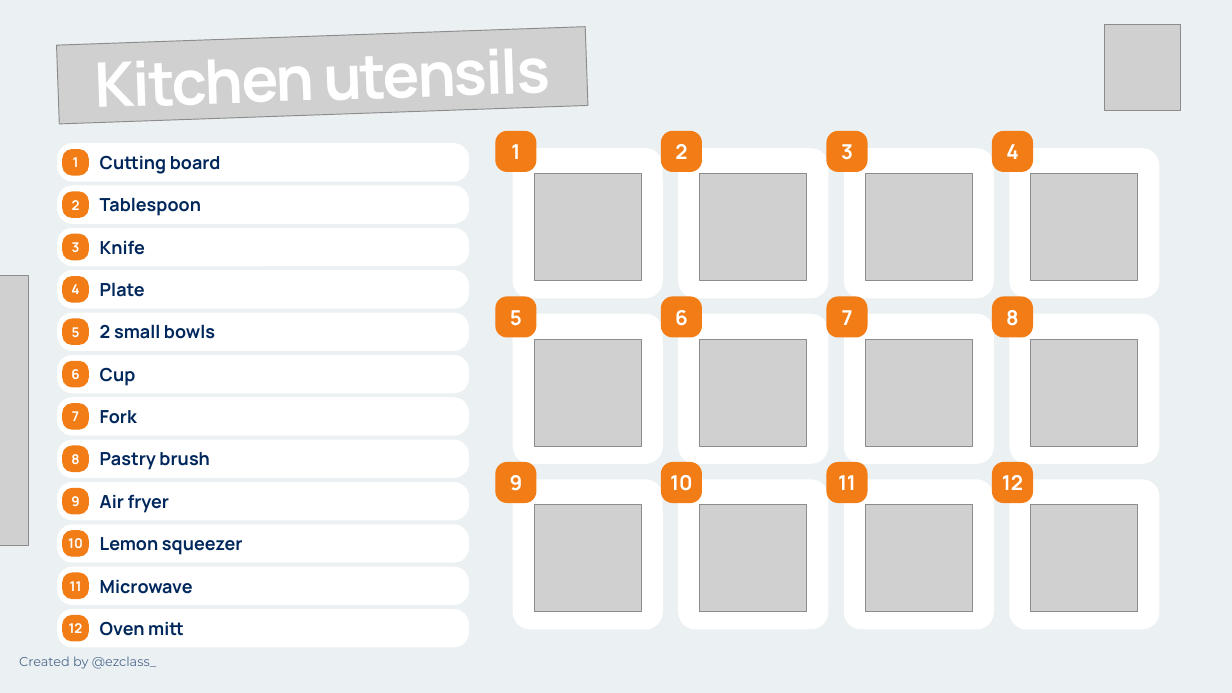
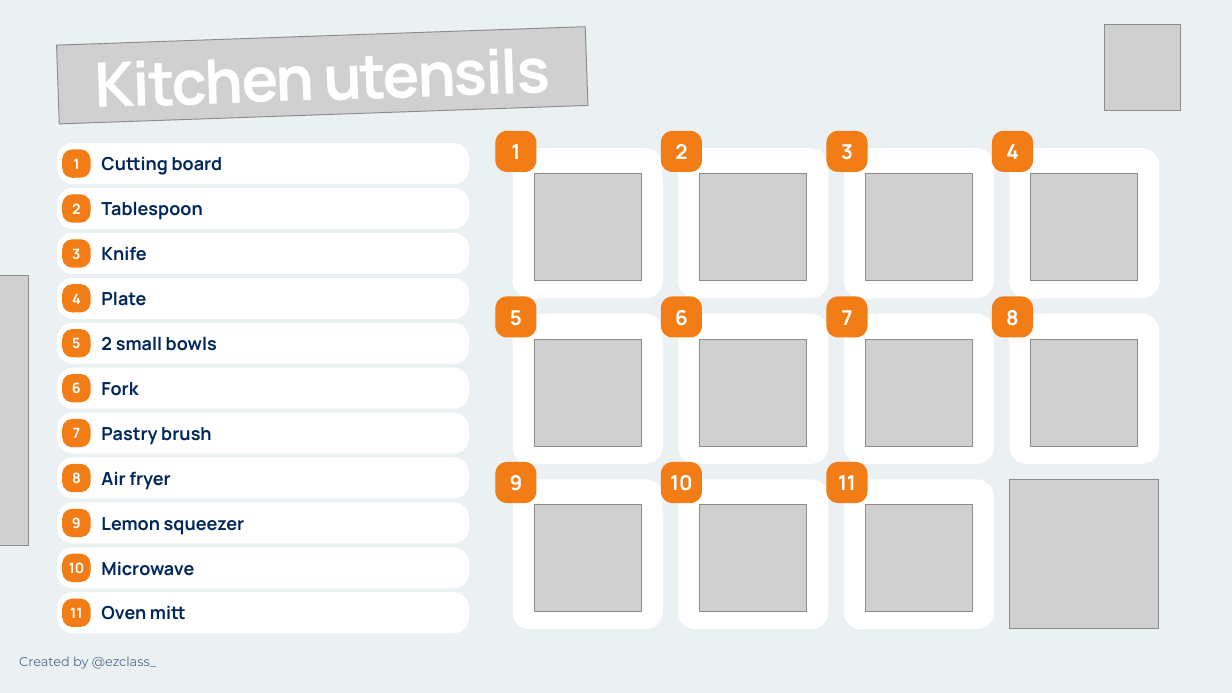
Before and after one commit to ezclassbr/cooking-class, a slide deck: slide 3 of art/deck/apple-pie-cooking-class.pptx. Drawn at 1232x693 pixels with LibreOffice and Linux fonts; fonts in the diff are those of the drawing; grey boxes stand for pictures. Boxes give left, top, right and bottom in pixels: in the first picture for what was removed or moved away, otherwise in the second. Text is boxed around its words. In the diff, an @@ line names an element or a change of style, - is before the commit and + after.

```diff
--- a/art/deck/apple-pie-cooking-class.pptx
+++ b/art/deck/apple-pie-cooking-class.pptx
@@ 5 rounded rectangles, 3 texts moved together from (x1=57, y1=186, x2=468, y2=308) to (x1=57, y1=189, x2=468, y2=318) @@
@@ 3 texts, 3 rounded rectangles moved together from (x1=57, y1=277, x2=468, y2=350) to (x1=57, y1=285, x2=468, y2=363) @@
@@ text removed at (x1=100, y1=367, x2=136, y2=386) @@
-Cup
@@ text "Fork" moved from (x1=100, y1=410, x2=137, y2=424) to (x1=101, y1=382, x2=138, y2=396) @@
@@ text "Pastry brush" moved from (x1=100, y1=452, x2=209, y2=470) to (x1=101, y1=427, x2=211, y2=445) @@
@@ 4 rounded rectangles, 2 texts moved together from (x1=57, y1=356, x2=468, y2=435) to (x1=57, y1=369, x2=468, y2=453) @@
@@ text "Air fryer" moved from (x1=100, y1=494, x2=169, y2=513) to (x1=101, y1=471, x2=170, y2=490) @@
@@ rounded rectangle removed at (x1=993, y1=463, x2=1032, y2=503) @@
@@ text removed at (x1=1002, y1=475, x2=1023, y2=490) @@
-12
@@ rounded rectangle removed at (x1=57, y1=482, x2=468, y2=519) @@
@@ 3 rounded rectangles, 2 texts moved together from (x1=57, y1=440, x2=468, y2=514) to (x1=57, y1=458, x2=468, y2=536) @@
@@ proportions changed in 22 elements at (x1=57, y1=144, x2=468, y2=184), (x1=57, y1=189, x2=468, y2=228), (x1=57, y1=234, x2=468, y2=274), (x1=57, y1=278, x2=468, y2=318), (x1=63, y1=150, x2=90, y2=177), (x1=57, y1=323, x2=468, y2=363), (x1=63, y1=195, x2=90, y2=222), (x1=57, y1=369, x2=468, y2=409), (x1=57, y1=593, x2=468, y2=633), (x1=63, y1=240, x2=90, y2=267), (x1=57, y1=413, x2=468, y2=453), (x1=63, y1=285, x2=90, y2=311), (x1=57, y1=548, x2=468, y2=588), (x1=57, y1=458, x2=468, y2=498), (x1=57, y1=503, x2=468, y2=543), (x1=63, y1=330, x2=90, y2=357), (x1=63, y1=374, x2=90, y2=401), (x1=63, y1=600, x2=90, y2=627), (x1=63, y1=420, x2=90, y2=446), (x1=63, y1=555, x2=90, y2=581), (x1=63, y1=465, x2=90, y2=492), (x1=63, y1=509, x2=90, y2=536) @@
@@ picture resized from (x1=1031, y1=505, x2=1139, y2=612) to (x1=1010, y1=480, x2=1159, y2=628) @@
@@ rounded rectangle removed at (x1=1010, y1=480, x2=1159, y2=628) @@
@@ rounded rectangle removed at (x1=63, y1=531, x2=88, y2=556) @@
@@ 3 rounded rectangles, 2 texts moved together from (x1=57, y1=525, x2=468, y2=604) to (x1=57, y1=503, x2=468, y2=588) @@
@@ text "10" moved from (x1=68, y1=538, x2=83, y2=548) to (x1=69, y1=562, x2=85, y2=574) @@
@@ size 10.4 to 11.2 pt in 11 elements at (x1=73, y1=158, x2=79, y2=169), (x1=72, y1=203, x2=80, y2=214), (x1=72, y1=248, x2=80, y2=259), (x1=72, y1=293, x2=81, y2=304), (x1=72, y1=337, x2=80, y2=348), (x1=72, y1=382, x2=81, y2=393), (x1=73, y1=427, x2=81, y2=438), (x1=72, y1=472, x2=81, y2=483), (x1=72, y1=517, x2=81, y2=528), (x1=69, y1=562, x2=85, y2=574), (x1=70, y1=607, x2=82, y2=618) @@
@@ 2 rounded rectangles, 1 text moved together from (x1=57, y1=610, x2=468, y2=647) to (x1=57, y1=593, x2=468, y2=633) @@
@@ text "11" moved from (x1=70, y1=581, x2=82, y2=591) to (x1=70, y1=607, x2=82, y2=618) @@
@@ text removed at (x1=69, y1=623, x2=83, y2=633) @@
-12
```
Also in this commit, not shown: 4 other slides changed, 1 other file.
